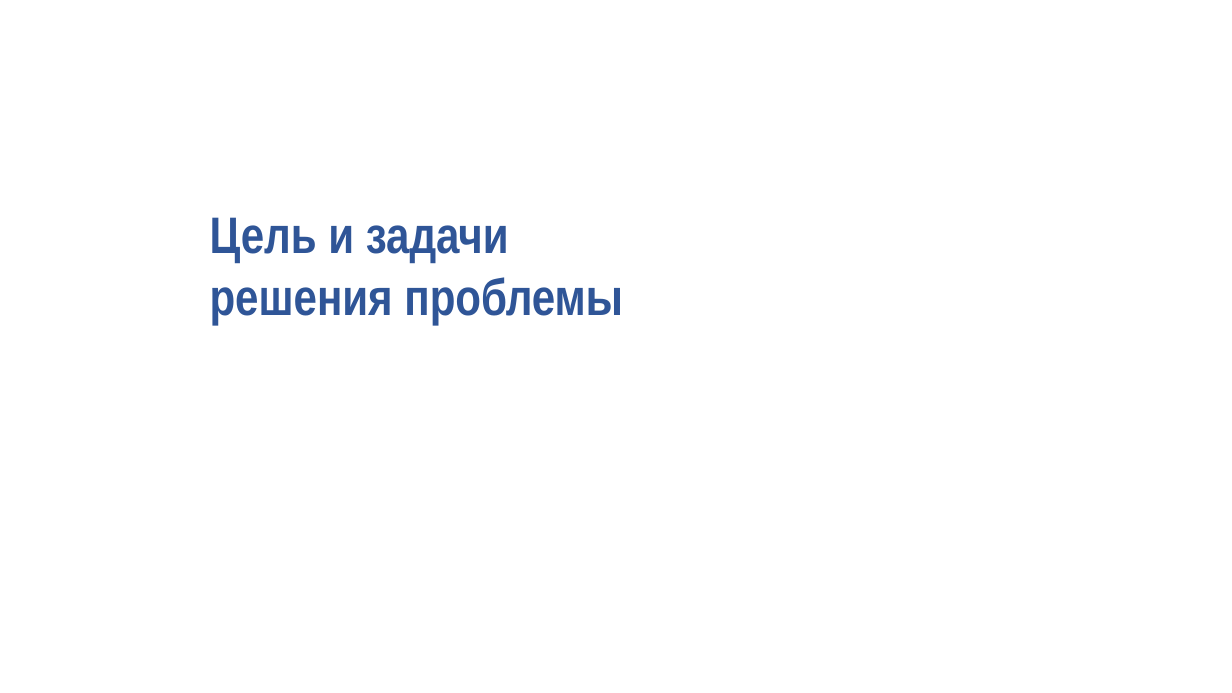
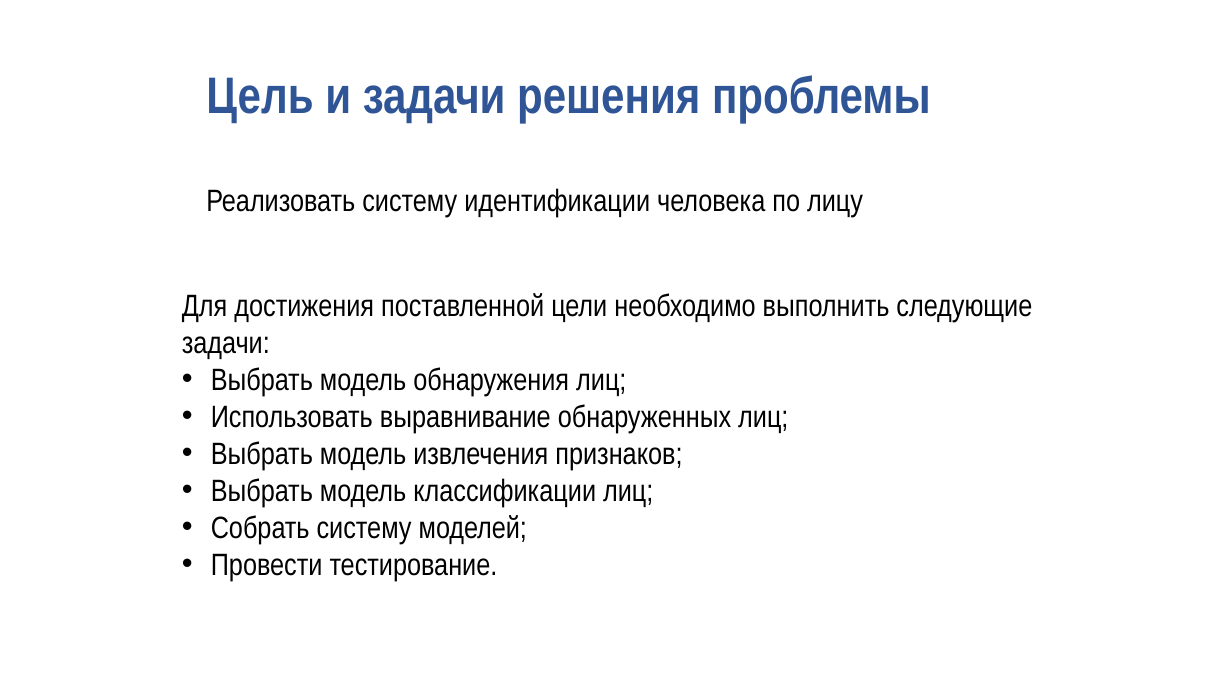
Before and after one commit to kemper0110/face-recog, a slide deck: slide 3 of presentation.pptx. Drawn at 1232x693 pixels with LibreOffice and Linux fonts; fonts in the diff are those of the drawing; background and template pictures are left out. Boxes give left, top, right and bottom in pixels: in the first picture for what was removed or moved away, otherwise in the second. Text is boxed around its words. In the diff, an @@ line names an element or a change of style, - is before the commit and + after.

```diff
--- a/presentation.pptx
+++ b/presentation.pptx
@@ text at [206, 75, 931, 123]: text changed @@
-Цель и задачи
-решения проблемы
+Цель и задачи решения проблемы
@@ text added at [206, 188, 863, 218], 24 pt, text #000000 @@
+Реализовать систему идентификации человека по лицу
@@ text added at [182, 293, 1032, 581], 24 pt, text #000000 @@
+Для достижения поставленной цели необходимо выполнить следующие задачи:
+• Выбрать модель обнаружения лиц;
+• Использовать выравнивание обнаруженных лиц;
+• Выбрать модель извлечения признаков;
+• Выбрать модель классификации лиц;
+• Собрать систему моделей;
+• Провести тестирование.
```
Also in this commit, not shown: 3 other slides changed, 1 slide added, 1 slide removed.
